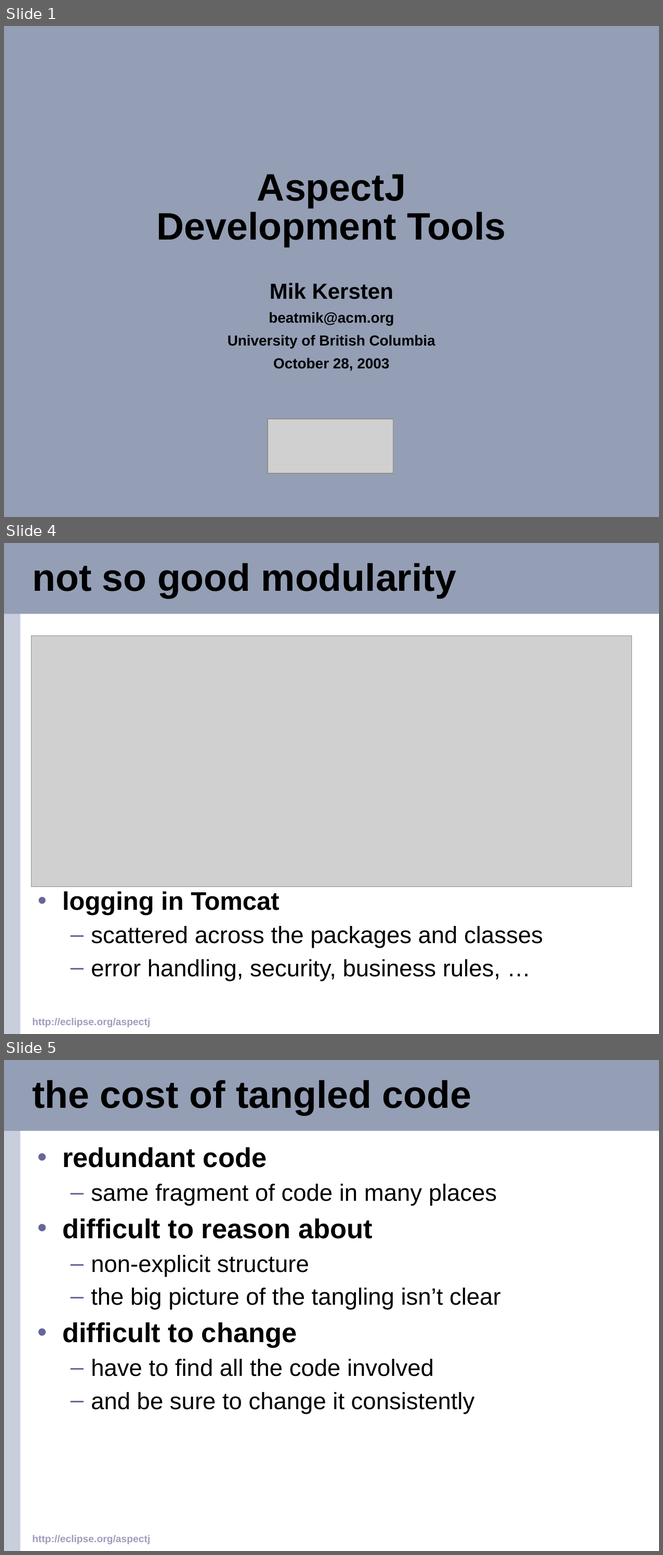
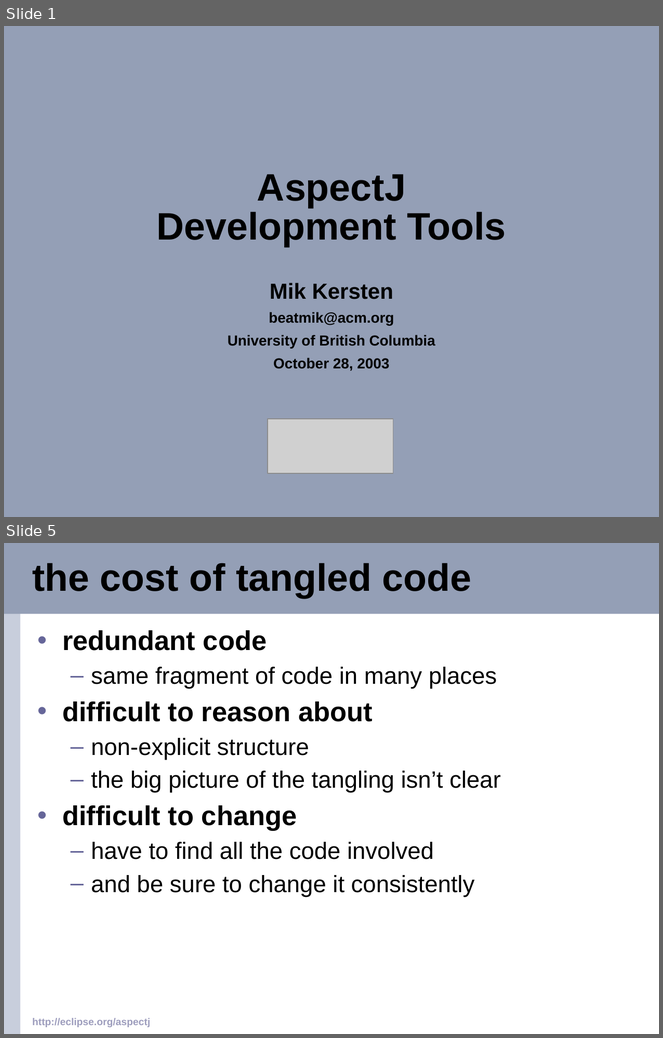
Before and after one commit to eclipse-aspectj/aspectj, a slide deck: docs/teaching/demos/oopsla2003.ppt. Shown one above the other, each under a label of ours: slides 1, 4 and 5 before the commit, slides 1 and 5 after it; the slides between them are not shown. The pictures are 663x1555 and 663x1038 pixels, drawn with LibreOffice and Linux fonts; fonts in the diff are those of the drawing; grey boxes stand for pictures; background and template pictures are left out. Boxes give left, top, right and bottom in pixels: in the first picture for what was removed or moved away, otherwise in the second. Text is boxed around its words. In the diff, an @@ line names an element or a change of style, - is before the commit and + after.

Commit message:
added credit for adoption slide, fixed tomcat slides

```diff
--- a/docs/teaching/demos/oopsla2003.ppt
+++ b/docs/teaching/demos/oopsla2003.ppt
@@ slide 4 removed at (4, 543, 659, 1034), background #FFFFFF; not listed: 2 template elements that a slide beside it also shows @@
@@ title removed at (32, 563, 456, 598) @@
-not so good modularity
@@ picture removed at (32, 636, 632, 887) @@
@@ text removed at (62, 891, 543, 981) @@
-• logging in Tomcat
-  – scattered across the packages and classes
-  – error handling, security, business rules, …
@@ text removed at (32, 1018, 150, 1028) @@
-http://eclipse.org/aspectj
```
Also in this commit, not shown: 3 slides changed, 1 slide added.
